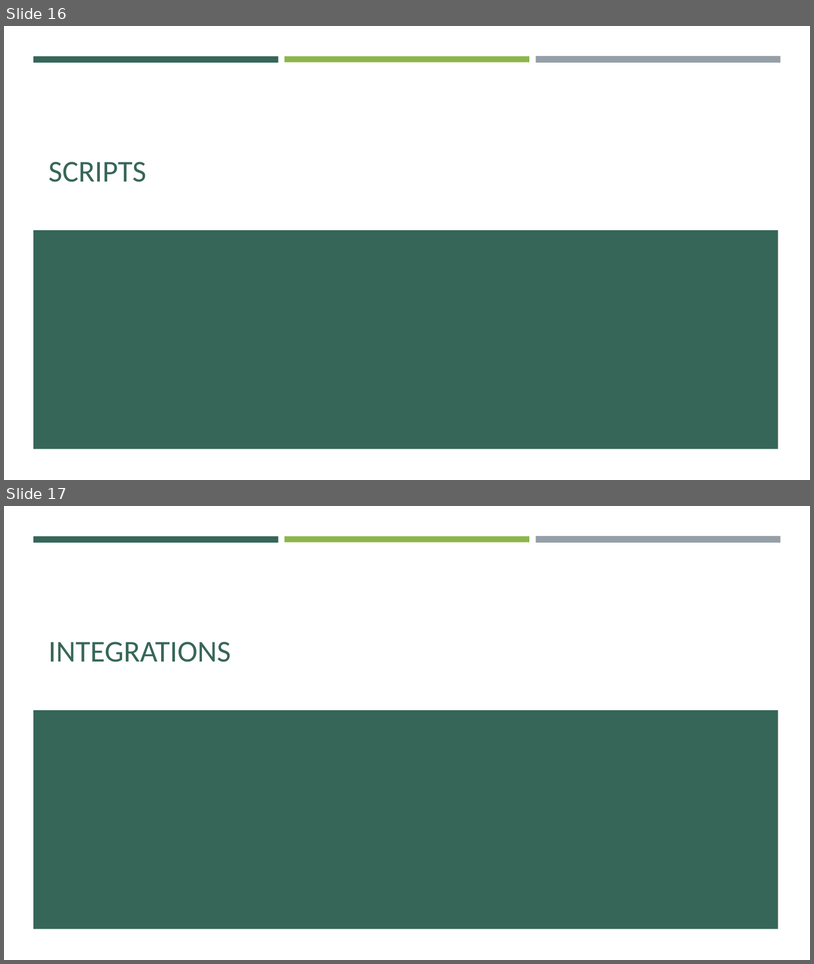
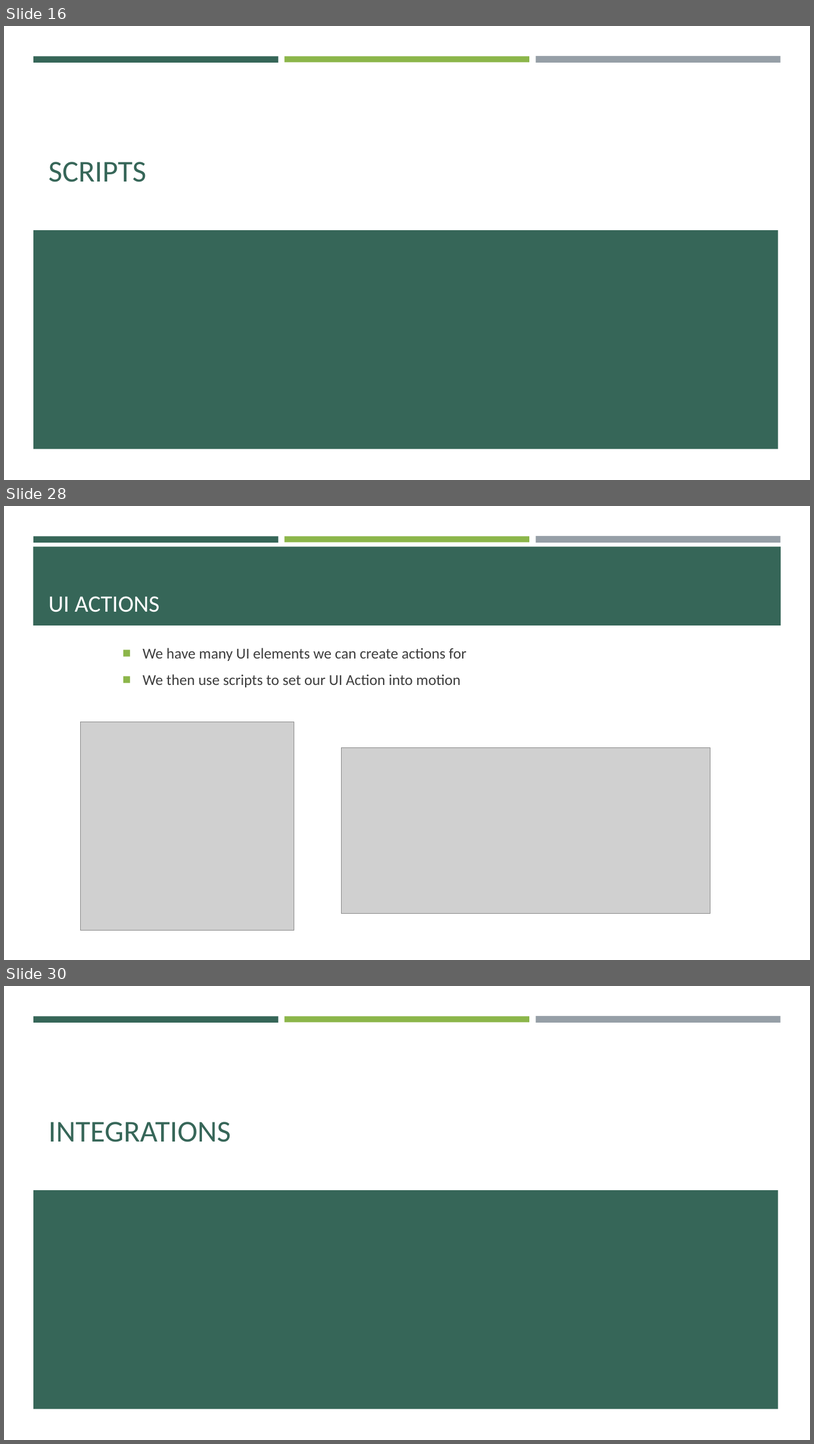
Before and after one commit to e-m-wilson/SNOW, a slide deck: Week_6/Data_Migration_&_Integration.pptx. Shown one above the other, each under a label of ours: slides 16 and 17 before the commit, slides 16, 28 and 30 after it; the slides between them are not shown. The pictures are 814x964 and 814x1444 pixels, drawn with LibreOffice and Linux fonts; fonts in the diff are those of the drawing; grey boxes stand for pictures. Boxes give left, top, right and bottom in pixels: in the first picture for what was removed or moved away, otherwise in the second. Text is boxed around its words. In the diff, an @@ line names an element or a change of style, - is before the commit and + after.

```diff
--- a/Week_6/Data_Migration_&_Integration.pptx
+++ b/Week_6/Data_Migration_&_Integration.pptx
@@ slide 28 added at (4, 506, 810, 960), background #FFFFFF; not listed: 3 template elements that a slide beside it also shows @@
@@ rectangle added at (33, 547, 782, 625), fill #366658 @@
@@ title added at (48, 596, 160, 612), 28 pt, text #FFFFFF @@
+UI ACTIONS
@@ text added at (143, 648, 467, 687), 18 pt, text #3D3D3D @@
+■ We have many UI elements we can create actions for
+■ We then use scripts to set our UI Action into motion
@@ picture added at (81, 722, 294, 930) @@
@@ picture added at (342, 747, 711, 913) @@
@@ what was slide 17 is now slide 30 @@
```
Also in this commit, not shown: 1 slide changed, 12 other slides added, 2 other files.
